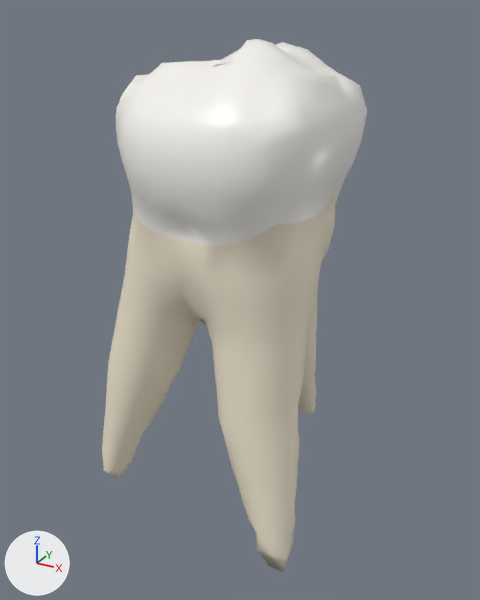
The glTF model public/models/teeth/54-lo.glb, before and after one commit.
Both versions are drawn from a camera (50 mm lens) standing at (10.05, -18.6, 5.99) and looking at (-0.36, 0.32, -3.47). Every picture has the same lights, and +X, +Y and +Z are marked at lower left. The picture after the commit comes second. Where no turn or scale is listed for an object, it has been applied to the vertices.

Before the edit, the objects in view are built like this:
```python
me_m = bpy.data.meshes.new('M')
me_m.from_pydata(...)  # 78 vertices, 119 faces; spans x 2.12..3.67, y -3.45..3.02, z 0.59..4.51
me_m.materials.append(mat_enamel)  # white #f9f7f1
me_o = bpy.data.meshes.new('O')
me_o.from_pydata(...)  # 74 vertices, 113 faces; spans x -2.71..2.56, y -2.56..2.43, z 3.62..5.22
me_o.materials.append(mat_enamel)  # white #f9f7f1
me_root = bpy.data.meshes.new('root')
me_root.from_pydata(...)  # 566 vertices, 1094 faces; spans x -3.8..3.72, y -4.39..6.24, z -11.28..0.7
me_root.materials.append(mat_root)  # pale yellow #f0e6d0
ob_m = bpy.data.objects.new('M', me_m)
ob_m.location = (0.0, 0.0, 0.0)
ob_o = bpy.data.objects.new('O', me_o)
ob_o.location = (0.0, 0.0, 0.0)
ob_root = bpy.data.objects.new('root', me_root)
ob_root.location = (0.0, 0.0, 0.0)
# also in view: 'V' at (0.1, -3.27, 2.33)
```
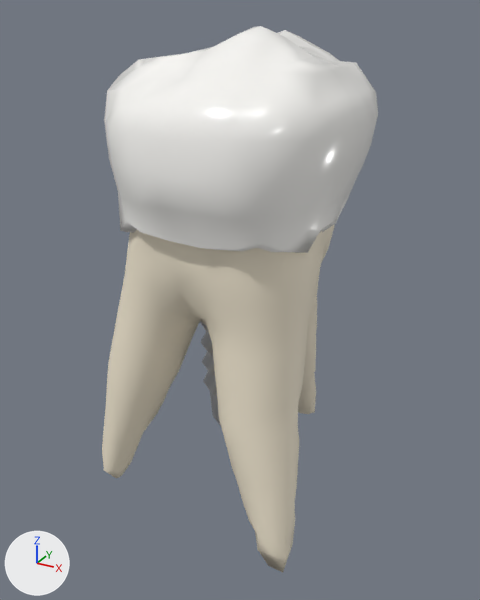
Where the newer file only moved an object's origin or applied its transform, the numbers keep the older frame.

Pixel boxes (x1, y1, x2, y2) of what changed, in the pictures (480 x 600 px):
'crown', added: after (104, 26, 378, 253)
'implant', added: after (200, 321, 221, 426)
'V', unchanged, covered by the edit: before (116, 61, 282, 245)
'M', unchanged, covered by the edit: before (275, 69, 367, 224)
'O', unchanged, covered by the edit: before (123, 39, 339, 93)

What changed in the scene script:
```text
Add mat_titanium:
    mat_titanium = principled_material('titanium')
    mat_titanium.base_color = (0.72, 0.74, 0.77)  # light grey #dddfe3
    mat_titanium.metallic = 1.0
    mat_titanium.roughness = 0.35
Add mat_ceramic:
    mat_ceramic = principled_material('ceramic')
    mat_ceramic.base_color = (0.97, 0.96, 0.93)  # white #fcfaf7
    mat_ceramic.roughness = 0.2
Add me_implant:
    me_implant.from_pydata(...)  # 212 vertices, 420 faces; spans x -1.7..1.7, y -1.62..1.62, z -5.85..5.85
    me_implant.materials.append(mat_titanium)  # light grey #dddfe3
Add me_crown:
    me_crown.from_pydata(...)  # 286 vertices, 568 faces; spans x -4.05..4.05, y -4.59..4.59, z -2.92..2.92
    me_crown.materials.append(mat_ceramic)  # white #fcfaf7
Add ob_implant:
    ob_implant = bpy.data.objects.new('implant', me_implant)
    ob_implant.location = (0.0, 0.0, -2.65)
Add ob_crown:
    ob_crown = bpy.data.objects.new('crown', me_crown)
    ob_crown.location = (0.0, 0.0, 2.62)
```
